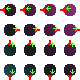
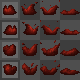
Revision of a layered 80px x 80px image; what changed, layer by layer:
hid group "debug" (5 layers) over [0, 0, 80, 80]
hid "attack" over [0, 4, 80, 80]
showed group "slimDie" (1 layers) over [3, 0, 80, 75]
showed group "bg" (4 layers) over [0, 0, 80, 80]
